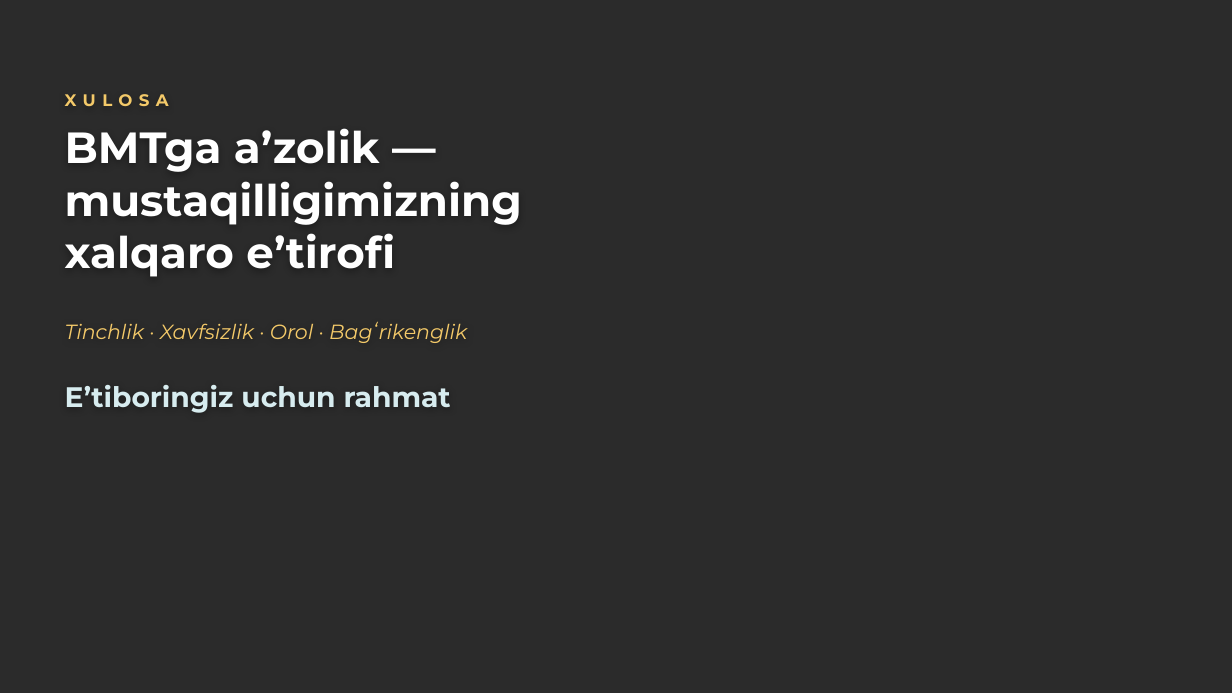
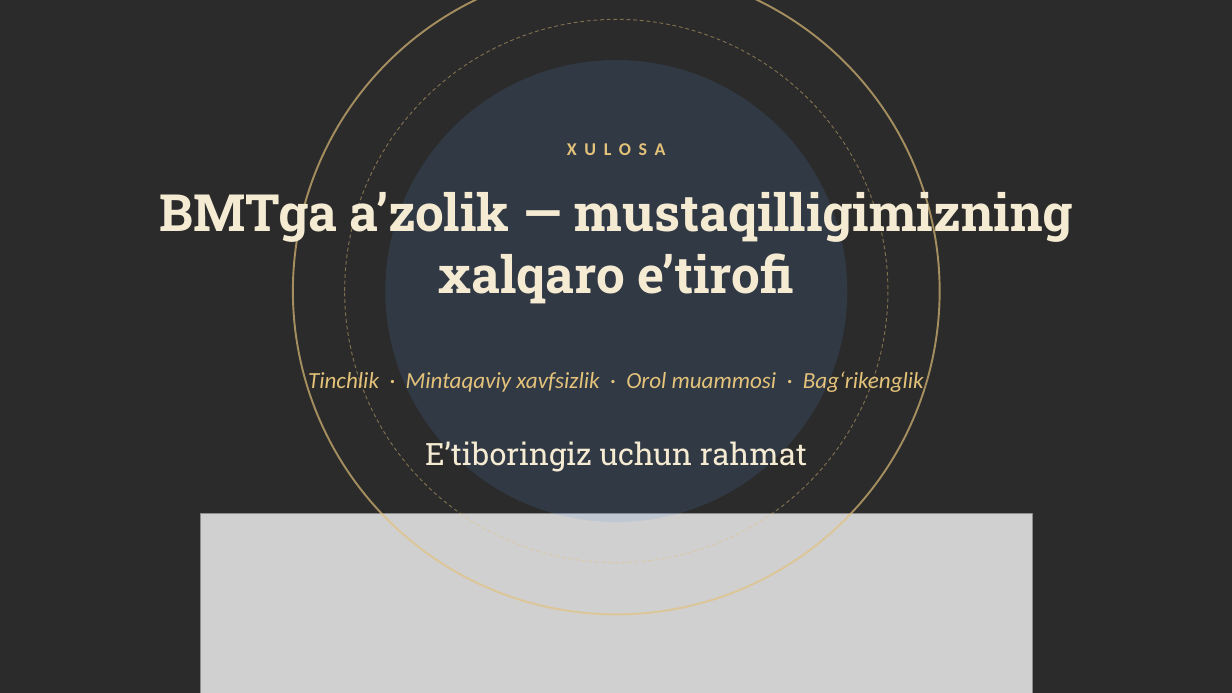
Before and after one commit to mmuhammadovv/mustaqil_ish_ay, a slide deck: slide 9 of alohida/BMT_himoya.pptx (slide 10 before the commit). Drawn at 1232x693 pixels with LibreOffice and Linux fonts; fonts in the diff are those of the drawing; grey boxes stand for pictures; background and template pictures are left out; a plain dark background stands for a picture behind light text. Boxes give left, top, right and bottom in pixels: in the first picture for what was removed or moved away, otherwise in the second. Text is boxed around its words. In the diff, an @@ line names an element or a change of style, - is before the commit and + after.

```diff
--- a/alohida/BMT_himoya.pptx
+++ b/alohida/BMT_himoya.pptx
@@ ellipse added at box(293, 0, 940, 615), outline #E3C27A 1.5 pt @@
@@ ellipse added at box(345, 19, 888, 563), outline #E3C27A 0.75 pt dashed @@
@@ ellipse added at box(385, 60, 848, 522), fill #5B92E5 at 14% opacity @@
@@ text "XULOSA": place and size @@
-text "XULOSA" at box(65, 94, 169, 106)
+text "XULOSA" at box(154, 129, 1079, 166)
@@ text "XULOSA" at box(154, 129, 1079, 166): size 13 to 14 pt, font Montserrat to Calibri, text colour #F3C969 to #E3C27A, letter spacing 5 to 6 pt; alignment left to centre @@
@@ text "BMTga aʼzolik — mustaqilligimizning xalqaro ...": place and size @@
-text "BMTga aʼzolik — mustaqilligimizning xalqaro ..." at box(65, 128, 522, 277)
+text "BMTga aʼzolik — mustaqilligimizning xalqaro ..." at box(160, 184, 1073, 304)
@@ text "BMTga aʼzolik — mustaqilligimizning xalqaro ..." at box(160, 184, 1073, 304): size 34 to 40 pt, font Montserrat to Roboto Slab, text colour #FFFFFF to #F5EBD3; alignment left to centre @@
@@ text "Tinchlik · Mintaqaviy xavfsizlik · ..." at box(308, 370, 924, 394): vertical alignment top to middle @@
@@ text at box(308, 370, 924, 394): text changed; size 16 to 18 pt; font Montserrat to Calibri; text colour #F3C969 to #E3C27A @@
-Tinchlik · Xavfsizlik · Orol · Bagʻrikenglik
+Tinchlik · Mintaqaviy xavfsizlik · Orol muammosi · Bagʻrikenglik
@@ text "Eʼtiboringiz uchun rahmat": place and size @@
-text "Eʼtiboringiz uchun rahmat" at box(65, 385, 451, 413)
+text "Eʼtiboringiz uchun rahmat" at box(425, 441, 807, 472)
@@ text "Eʼtiboringiz uchun rahmat" at box(425, 441, 807, 472): size 22 to 24 pt, font Montserrat to Roboto Slab, text colour #D7ECEF to #F5EBD3, bold off; alignment left to centre; vertical alignment top to middle @@
@@ picture added at box(201, 514, 1032, 693) @@
```
Also in this commit, not shown: 8 other slides changed, 1 slide removed, 3 other files.
